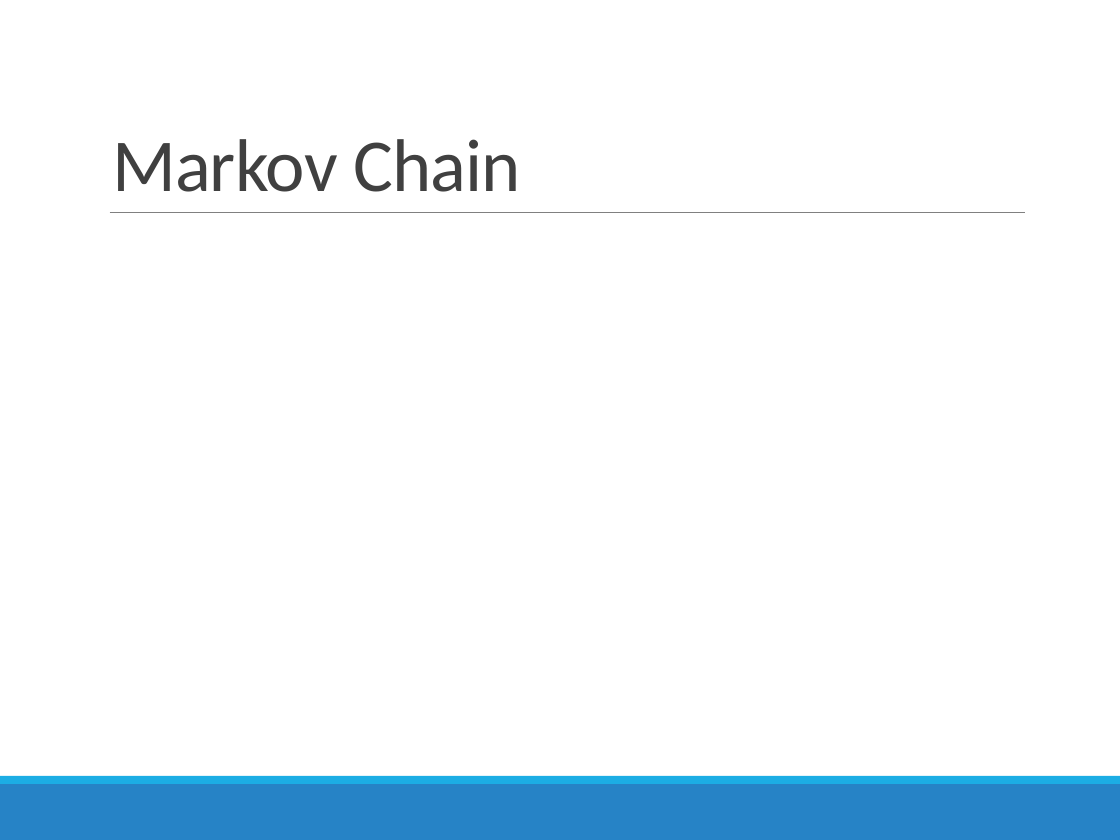
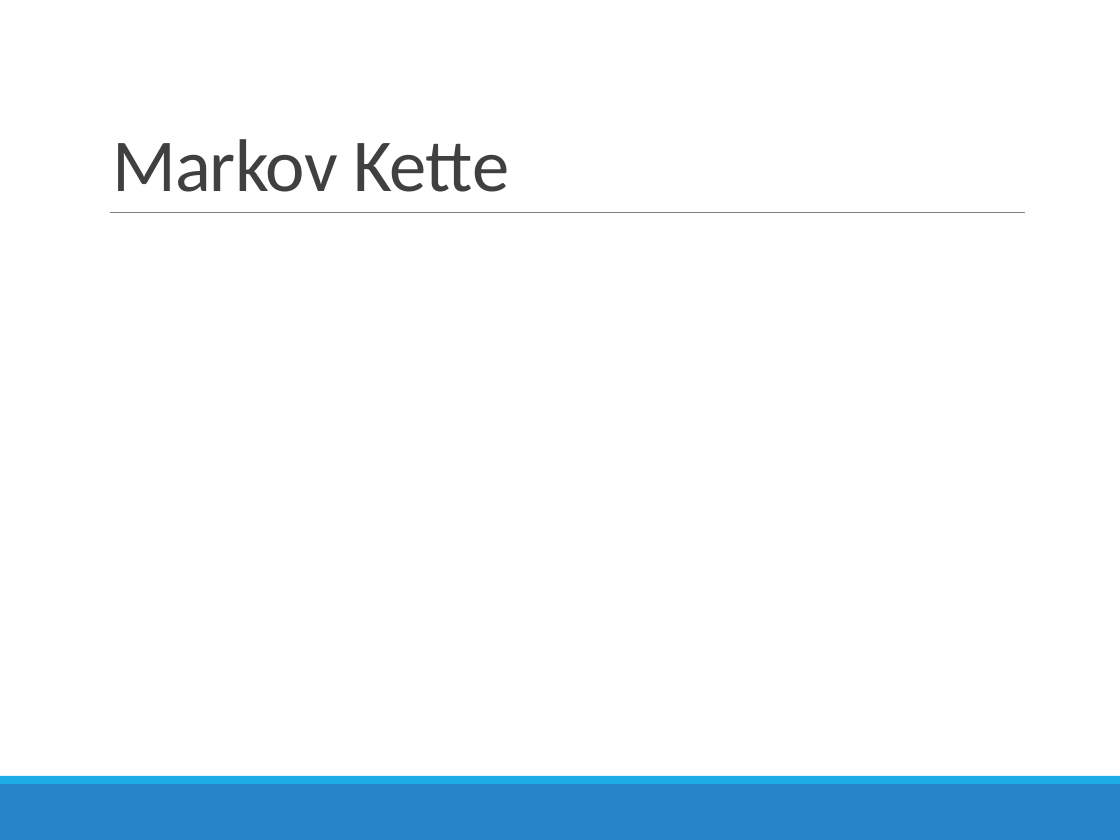
Before and after one commit to AndreMann90/fart_fssd, a slide deck: slide 8 of doc/Programmier-Projekt-Praesi.pptx (slide 7 before the commit). Drawn at 1120x840 pixels with LibreOffice and Linux fonts; fonts in the diff are those of the drawing; grey boxes stand for pictures. Boxes give left, top, right and bottom in pixels: in the first picture for what was removed or moved away, otherwise in the second. Text is boxed around its words. In the diff, an @@ line names an element or a change of style, - is before the commit and + after.

```diff
--- a/doc/Programmier-Projekt-Praesi.pptx
+++ b/doc/Programmier-Projekt-Praesi.pptx
@@ title at [112, 139, 509, 192]: text changed @@
-Markov Chain
+Markov Kette
```
Also in this commit, not shown: 5 other slides changed, 2 slides added, 1 slide removed.
